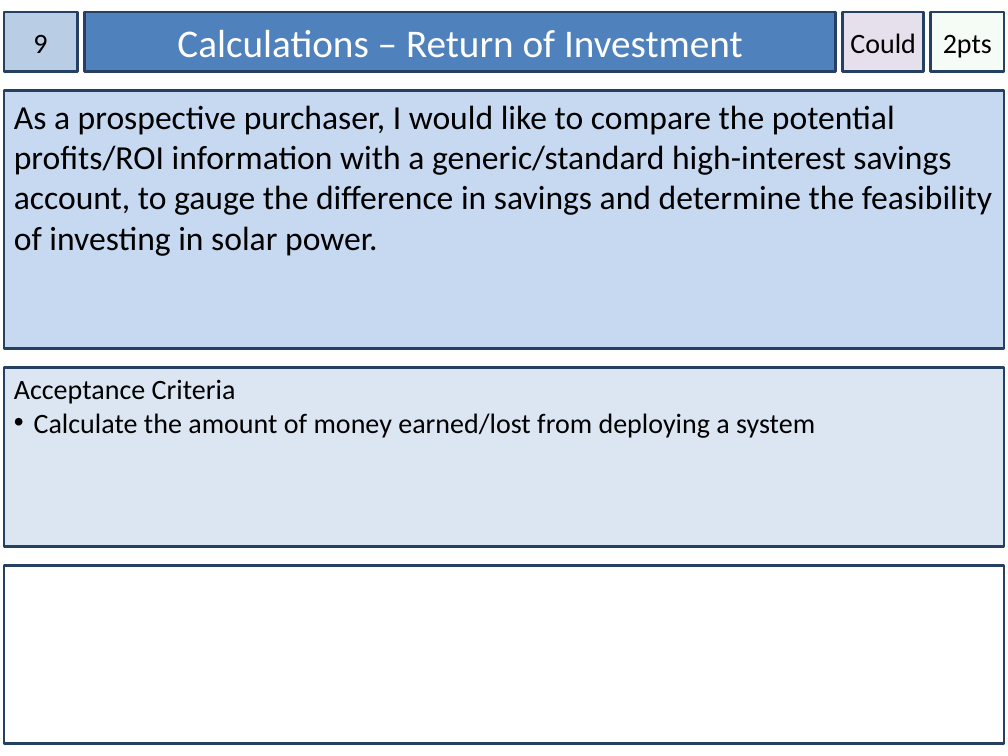
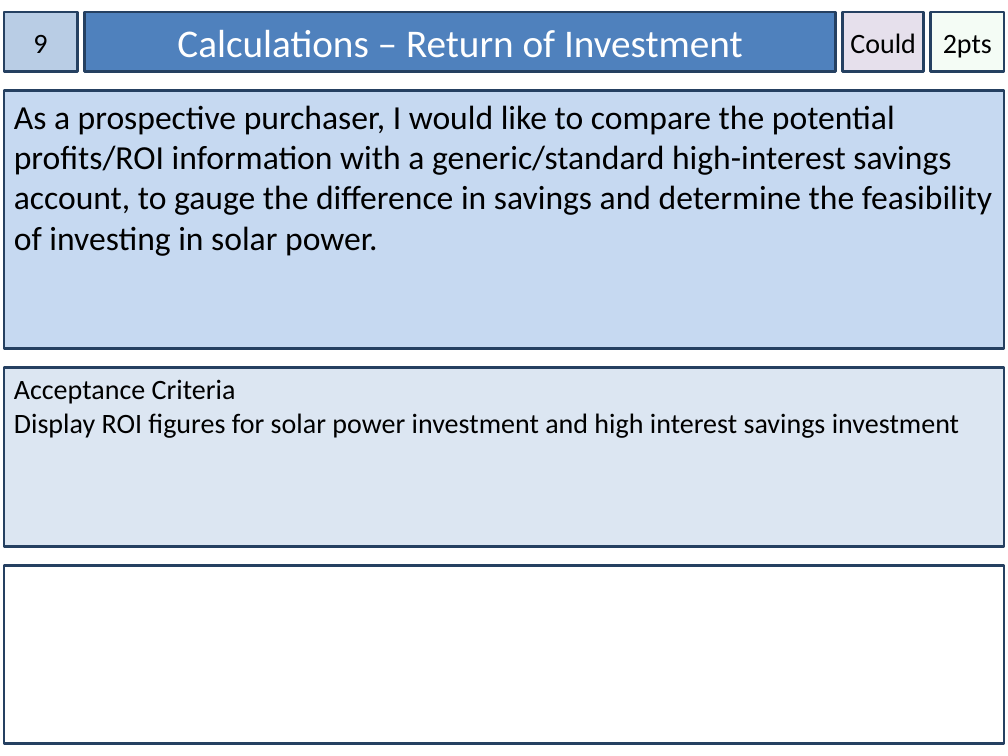
Before and after one commit to blackoutinn372/BlackoutSolarCalculator, a slide deck: slide 5 of com.blackout.solarpanelcalculator/docs/stories4Iteration4.pptx. Drawn at 1008x756 pixels with LibreOffice and Linux fonts; fonts in the diff are those of the drawing. Boxes give left, top, right and bottom in pixels: in the first picture for what was removed or moved away, otherwise in the second. Text is boxed around its words. In the diff, an @@ line names an element or a change of style, - is before the commit and + after.

```diff
--- a/com.blackout.solarpanelcalculator/docs/stories4Iteration4.pptx
+++ b/com.blackout.solarpanelcalculator/docs/stories4Iteration4.pptx
@@ text in rectangle at (14,413,959,438): text changed @@
-• Calculate the amount of money earned/lost from deploying a system
+Display ROI figures for solar power investment and high interest savings investment
```
Also in this commit, not shown: 3 other slides changed, 11 other files.
